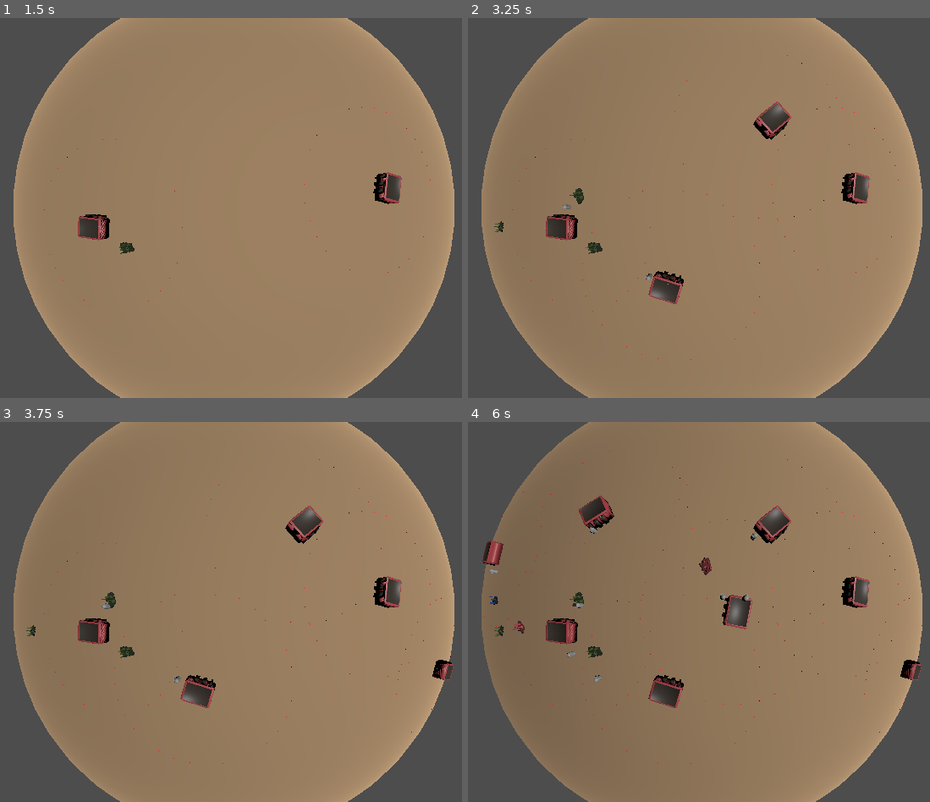
Above: before the commit, frames 1-4 (two rows, left to right).
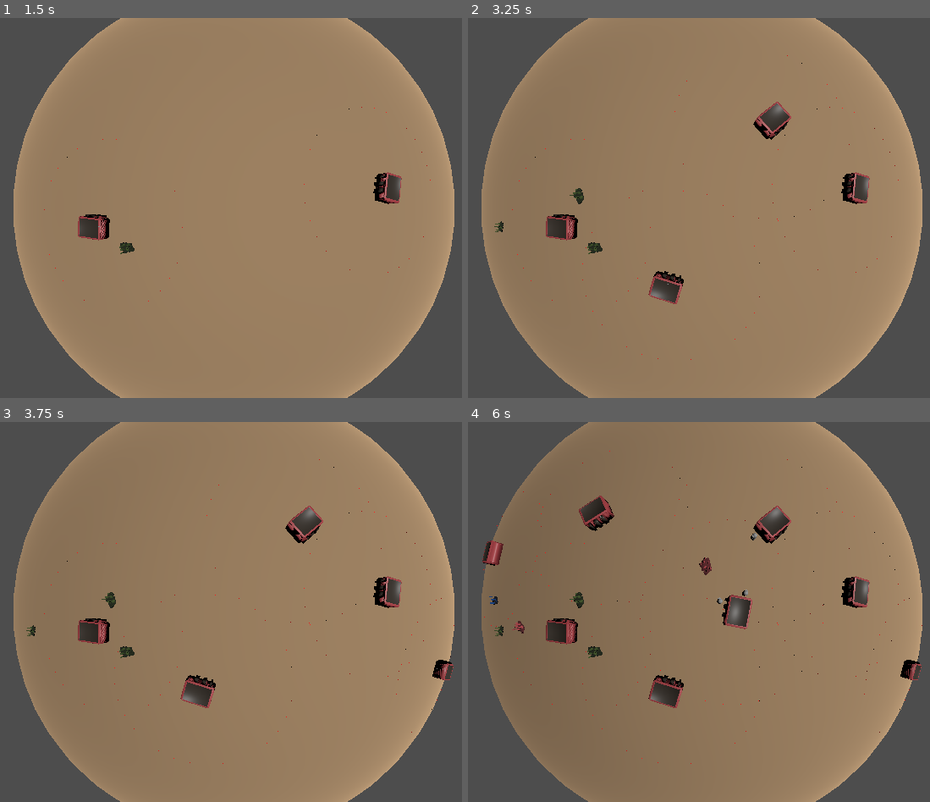
Above: after the commit, the same moments.

Repository: ShadowCurse/gmtk_2024
Game: Godot game, scene res://solar_system.tscn
Two runs of this game, one before a commit and one after it. Both use one fixed random seed, a clock stepped at 60 frames per second and the inputs below.
Inputs (mouse positions are in pixels of both pictures, inside the frame that each line leads up to):
- Up to frame 1 (1.5 s): tap Enter at 0.5 s; move the mouse to (383, 189) at 0.52 s; hold Right (ui_right) 0.53-1.28 s; tap W (place_hub) at 0.6, 1.35 s; click (383, 189) at 0.67 s; tap Space at 1.25 s; move the mouse to (97, 227) at 1.27 s; hold Down (ui_down) from 1.28 s (still down)
- Up to frame 2 (3.25 s): move the mouse to (768, 124) at 2.02 s; release Down (ui_down) at 2.03 s; hold Right (ui_right) 2.03-2.78 s; tap Q (place_resource) at 2.1 s; tap W (place_hub) at 2.3, 2.85 s; tap Enter at 2.75 s; move the mouse to (666, 284) at 2.77 s; hold Up (ui_up) from 2.78 s (still down); click (666, 284) at 2.92 s
- Up to frame 3 (3.75 s): tap Space at 3.5 s; move the mouse to (438, 669) at 3.52 s; release Up (ui_up) at 3.53 s; hold Left (ui_left) from 3.53 s (still down); tap W (place_hub) at 3.6 s
- Up to frame 4 (6 s): tap Enter at 4.25 s; move the mouse to (500, 555) at 4.27 s; tap Q (place_resource) at 4.35 s; tap W (place_hub) at 4.55, 5.1, 5.85 s; move the mouse to (735, 612) at 5.02 s; release Left (ui_left) at 5.03 s; hold Down (ui_down) 5.03-5.78 s; click (735, 612) at 5.17 s; tap Space at 5.75 s; move the mouse to (601, 517) at 5.77 s; hold Right (ui_right) from 5.78 s (still down)

Frame 1 is identical in both runs. In frame 2, less than 0.1% of the frame differs, in the area x 16-40%, y 48-70%; in frame 3, less than 0.1%; in frame 4, 0.2%, in the area x 4-61%, y 27-69%.

Commit message:
use same resource type for resources,hubs and workers

Diff:
--- a/hub.gd
+++ b/hub.gd
@@ -8,13 +8,7 @@
 @export var border_elements: int = 32
 @export var spawn_offset: float = 3.0
 
-enum Type {
-    Red,
-    Green,
-    Blue,
-}
-
-@export var type: Type = Type.Red
+@export var type: ResourcePoint.Type = ResourcePoint.Type.Red
 
 @onready var hub_blue_lvl_1 = $hub_blue_lvl1
 @onready var hub_blue_lvl_2 = $hub_blue_lvl2
@@ -36,9 +30,9 @@
 
 func _ready():
     match self.type:
-        Type.Red: self.hub_red_lvl_1.visible = true
-        Type.Green: self.hub_green_lvl_1.visible = true
-        Type.Blue: self.hub_blue_lvl_1.visible = true
+        ResourcePoint.Type.Red: self.hub_red_lvl_1.visible = true
+        ResourcePoint.Type.Green: self.hub_green_lvl_1.visible = true
+        ResourcePoint.Type.Blue: self.hub_blue_lvl_1.visible = true
 
     self.create_border()
     self.update_workers()
@@ -49,11 +43,11 @@
 func _process(delta):
     pass
 
-func type_to_color(t: Type) -> Color:
+func type_to_color(t: ResourcePoint.Type) -> Color:
     match t:
-        Type.Red: return Color.RED
-        Type.Green: return  Color.GREEN
-        Type.Blue: return  Color.BLUE
+        ResourcePoint.Type.Red: return Color.RED
+        ResourcePoint.Type.Green: return  Color.GREEN
+        ResourcePoint.Type.Blue: return  Color.BLUE
     return Color.WHITE
 
 func create_border():
@@ -81,7 +75,7 @@
             continue
 
         var angle = p.position.angle_to(self.position)
-        if angle < self.border_angle:
+        if angle < self.border_angle and p.type == self.type:
             var ri = ResourceInfo.new()
             ri.resource = p
             self.resources.append(ri)
@@ -96,6 +90,7 @@
 
     var to_resource = (resource.resource.position - self.position).normalized()
     var worker: Worker = self.worker_scene.instantiate()
+    worker.type = self.type
     worker.position = self.position + to_resource * spawn_offset
     worker.resource_hub = self
     worker.resource_point = resource.resource
--- a/worker.gd
+++ b/worker.gd
@@ -3,6 +3,7 @@
 
 @onready var item = $item
 
+@export var type: ResourcePoint.Type = ResourcePoint.Type.Red
 @export var speed: float = 2.0
 
 var resource_hub: ResourceHub
@@ -50,6 +51,6 @@
             self.item.visible = false
             self.target = self.resource_point.position
         else:
-          if collider is ResourcePoint:
+          if collider is ResourcePoint and collider.type == self.type:
               self.item.visible = true
               self.target = self.resource_hub.position
